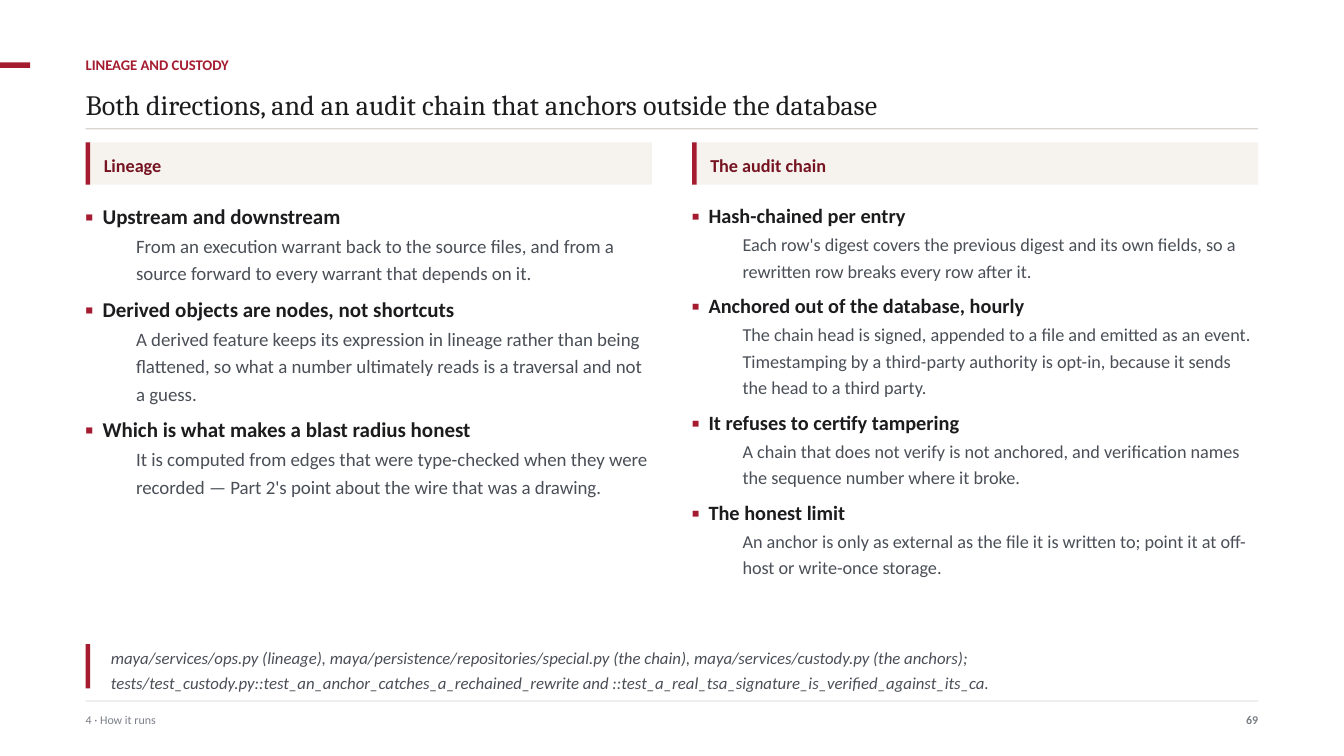
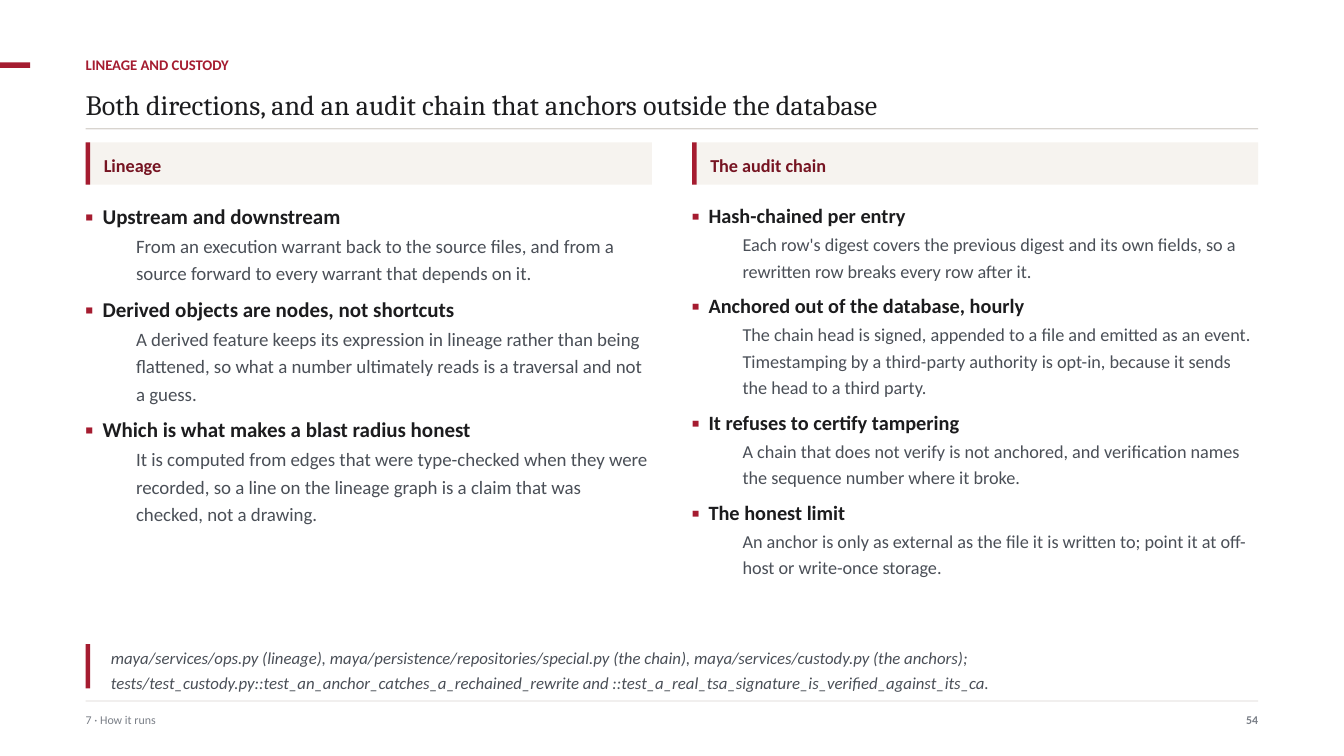
Before and after one commit to ajsinha/maya, a slide deck: slide 54 of docs/MAYA-Model-Management-Formalism-and-System-Design.pptx (slide 69 before the commit). Drawn at 1344x756 pixels with LibreOffice and Linux fonts; fonts in the diff are those of the drawing. Boxes give left, top, right and bottom in pixels: in the first picture for what was removed or moved away, otherwise in the second. Text is boxed around its words. In the diff, an @@ line names an element or a change of style, - is before the commit and + after.

```diff
--- a/docs/MAYA-Model-Management-Formalism-and-System-Design.pptx
+++ b/docs/MAYA-Model-Management-Formalism-and-System-Design.pptx
@@ text at (136,453,647,524): text changed @@
-  It is computed from edges that were type-checked when they were recorded — Part 2's point about the wire that was a drawing.
+  It is computed from edges that were type-checked when they were recorded, so a line on the lineage graph is a claim that was checked, not a drawing.
@@ text at (86,716,155,724): text changed @@
-4 · How it runs
+7 · How it runs
@@ text at (1246,716,1258,724): text changed @@
-69
+54
```
Also in this commit, not shown: 42 other slides changed, 27 slides added, 47 slides removed, 12 other files.
